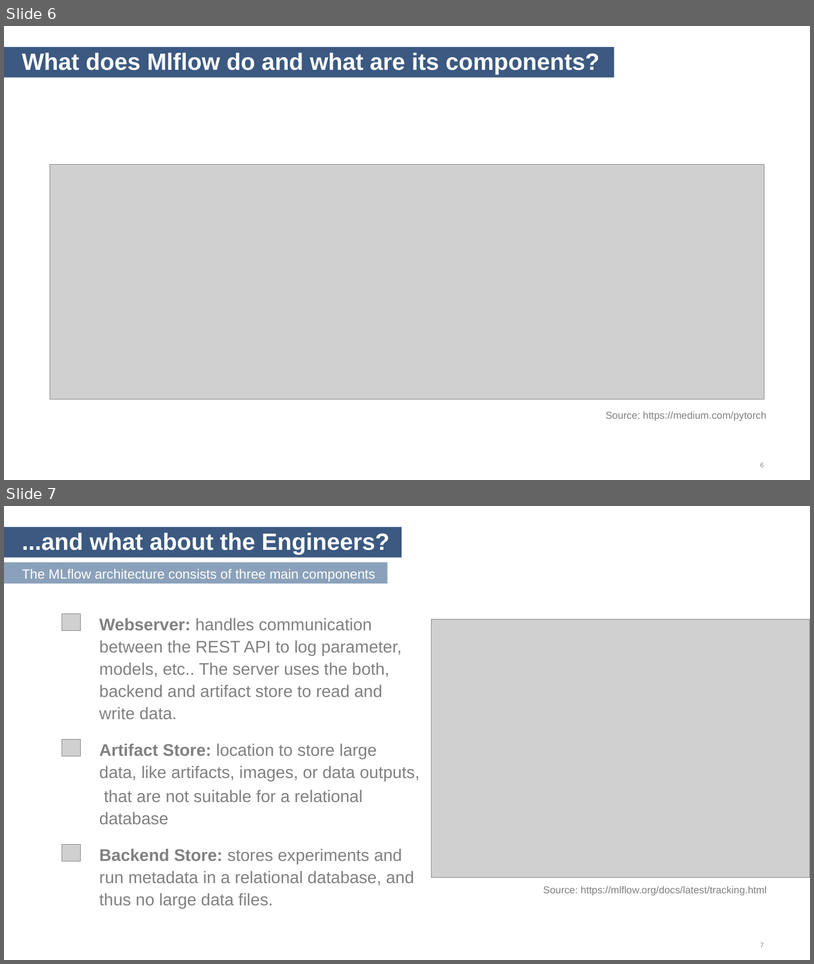
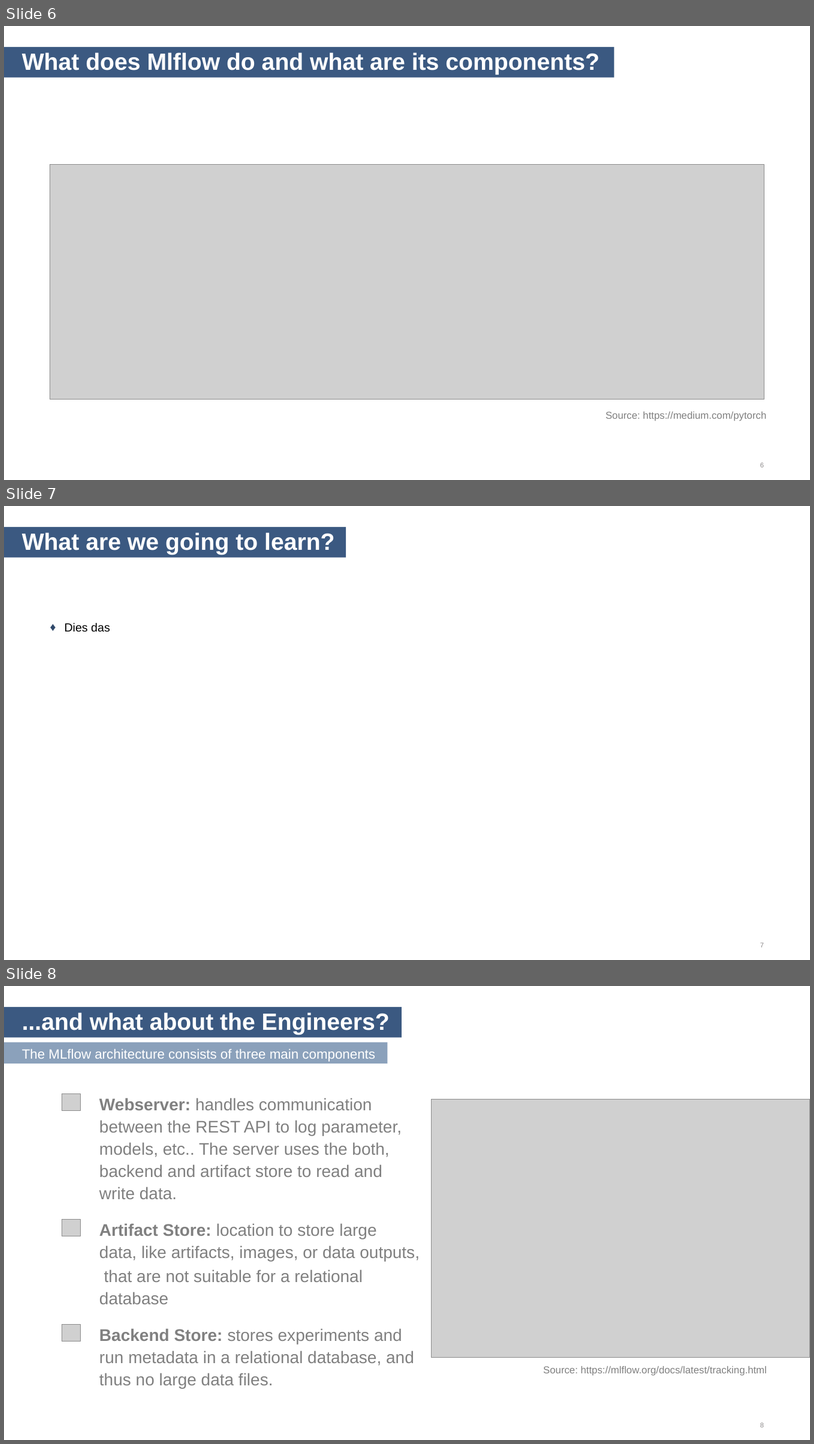
Before and after one commit to at-mlops/mlflow-training, a slide deck: MLflow_Overview.pptx. Shown one above the other, each under a label of ours: slides 6 and 7 before the commit, slides 6, 7 and 8 after it. The pictures are 814x964 and 814x1444 pixels, drawn with LibreOffice and Linux fonts; fonts in the diff are those of the drawing; grey boxes stand for pictures; background and template pictures are left out. Boxes give left, top, right and bottom in pixels: in the first picture for what was removed or moved away, otherwise in the second. Text is boxed around its words. In the diff, an @@ line names an element or a change of style, - is before the commit and + after.

```diff
--- a/MLflow_Overview.pptx
+++ b/MLflow_Overview.pptx
@@ slide 7 added at (x1=4, y1=506, x2=810, y2=960), background #FFFFFF @@
@@ title added at (x1=4, y1=527, x2=347, y2=558), fill #3B5981, 28 pt, text #FFFFFF, bold @@
+What are we going to learn?
@@ text added at (x1=65, y1=622, x2=110, y2=632), 14 pt, text #000000 @@
+♦ Dies das
@@ page number added at (x1=761, y1=942, x2=764, y2=947), 8 pt, text #8B8889 @@
+7
@@ what was slide 7 is now slide 8 @@
@@ page number at (x1=761, y1=1422, x2=764, y2=1427): text changed @@
-7
+8
```
Also in this commit, not shown: 2 other files.
